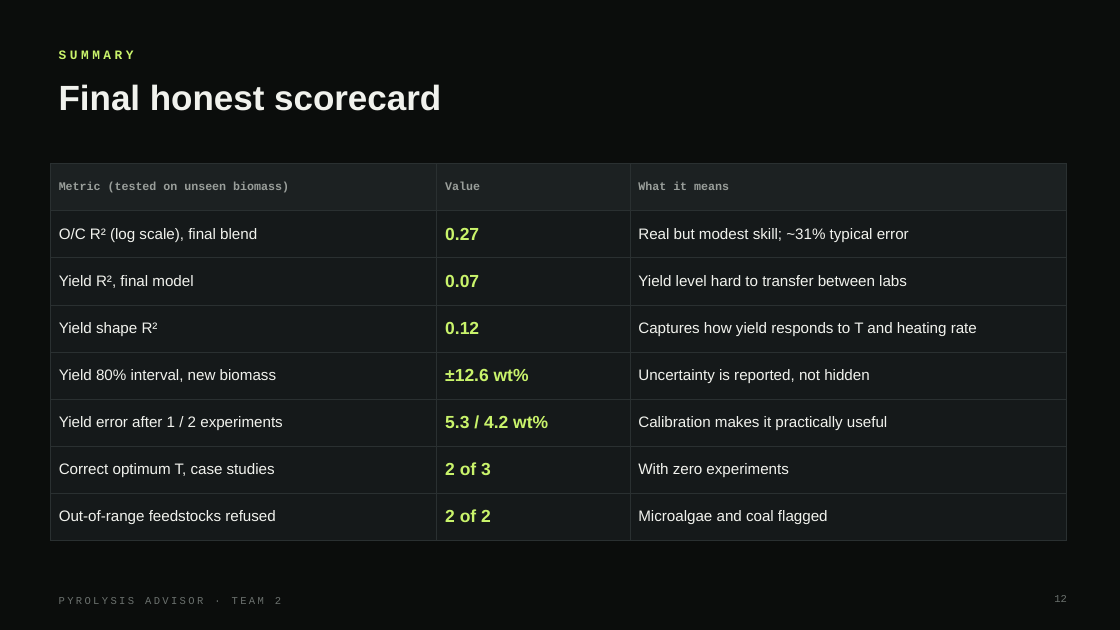
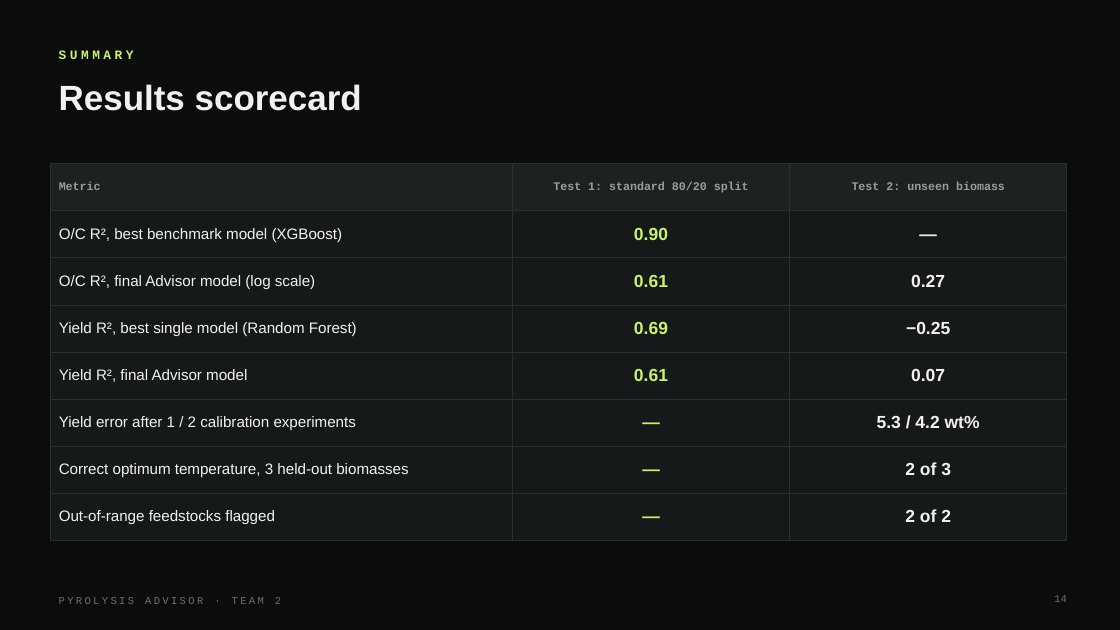
Before and after one commit to umasuthanpalaniappan/BioOil-Automation, a slide deck: slide 14 of pyrolysis_advisor/docs/Pyrolysis_Advisor_Results.pptx (slide 12 before the commit). Drawn at 1120x630 pixels with LibreOffice and Linux fonts; fonts in the diff are those of the drawing. Boxes give left, top, right and bottom in pixels: in the first picture for what was removed or moved away, otherwise in the second. Text is boxed around its words. In the diff, an @@ line names an element or a change of style, - is before the commit and + after.

```diff
--- a/pyrolysis_advisor/docs/Pyrolysis_Advisor_Results.pptx
+++ b/pyrolysis_advisor/docs/Pyrolysis_Advisor_Results.pptx
@@ text at box(59, 84, 362, 111): text changed @@
-Final honest scorecard
+Results scorecard
@@ table at box(50, 164, 1067, 528) @@
-row 1: Metric (tested on unseen biomass) | Value | What it means
+row 1: Metric | Test 1: standard 80/20 split | Test 2: unseen biomass
-row 2: O/C R² (log scale), final blend | 0.27 | Real but modest skill; ~31% typical error
+row 2: O/C R², best benchmark model (XGBoost) | 0.90 | —
-row 3: Yield R², final model | 0.07 | Yield level hard to transfer between labs
+row 3: O/C R², final Advisor model (log scale) | 0.61 | 0.27
-row 4: Yield shape R² | 0.12 | Captures how yield responds to T and heating rate
+row 4: Yield R², best single model (Random Forest) | 0.69 | −0.25
-row 5: Yield 80% interval, new biomass | ±12.6 wt% | Uncertainty is reported, not hidden
+row 5: Yield R², final Advisor model | 0.61 | 0.07
-row 6: Yield error after 1 / 2 experiments | 5.3 / 4.2 wt% | Calibration makes it practically useful
+row 6: Yield error after 1 / 2 calibration experiments | — | 5.3 / 4.2 wt%
-row 7: Correct optimum T, case studies | 2 of 3 | With zero experiments
+row 7: Correct optimum temperature, 3 held-out biomasses | — | 2 of 3
-row 8: Out-of-range feedstocks refused | 2 of 2 | Microalgae and coal flagged
+row 8: Out-of-range feedstocks flagged | — | 2 of 2
```
Also in this commit, not shown: 9 other slides changed, 2 slides added, 17 other files.
